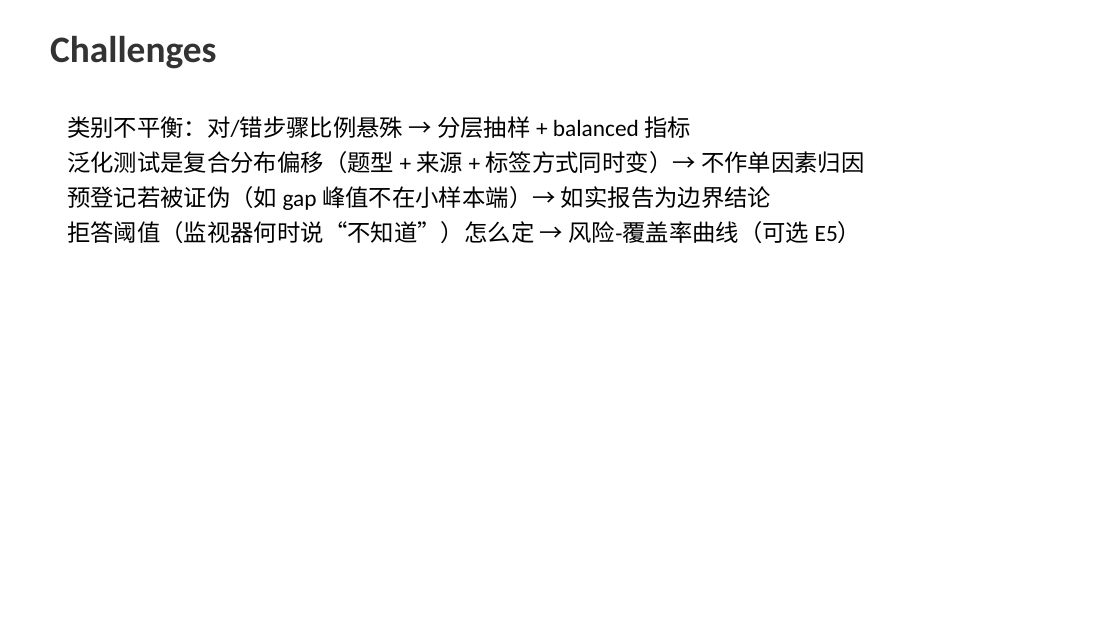
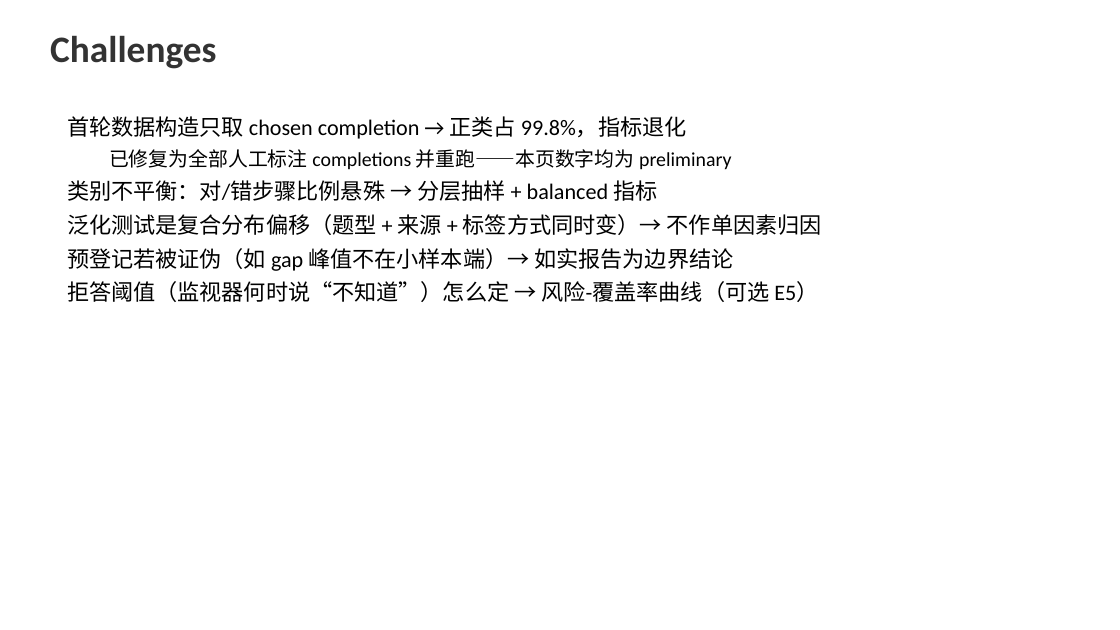
Before and after one commit to FauReam/text-monitor-436, a slide deck: slide 6 of slides/midterm.pptx. Drawn at 1120x630 pixels with LibreOffice and Linux fonts; fonts in the diff are those of the drawing. Boxes give left, top, right and bottom in pixels: in the first picture for what was removed or moved away, otherwise in the second. Text is boxed around its words. In the diff, an @@ line names an element or a change of style, - is before the commit and + after.

Commit message:
修复三处关键 bug：PRM800K 改用全部人工标注 completions（原 chosen-only 致正类 99.8%）；metrics 统一 decision_function（修 balanced_acc/risk 退化）；Challenges 页如实标注 preliminary

```diff
--- a/slides/midterm.pptx
+++ b/slides/midterm.pptx
@@ text at (67, 116, 731, 170): paragraphs added @@
+首轮数据构造只取 chosen completion → 正类占 99.8%，指标退化
+  已修复为全部人工标注 completions 并重跑——本页数字均为 preliminary
@@ text at (67, 180, 822, 302): size 20 to 19 pt in "类别不平衡：对/错步骤比例悬殊 → 分层抽样 + balanced 指标", "泛化测试是复合分布偏移（题型 + 来源 + 标签方式同时变）→ 不作单因素归因", "预登记若被证伪（如 gap 峰值不在小样本端）→ 如实报告为边界结论", "拒答阈值（监视器何时说“不知道”）怎么定 → 风险-覆盖率曲线（可选 E5）" @@
```
Also in this commit, not shown: 1 other slide changed, 4 other files.
